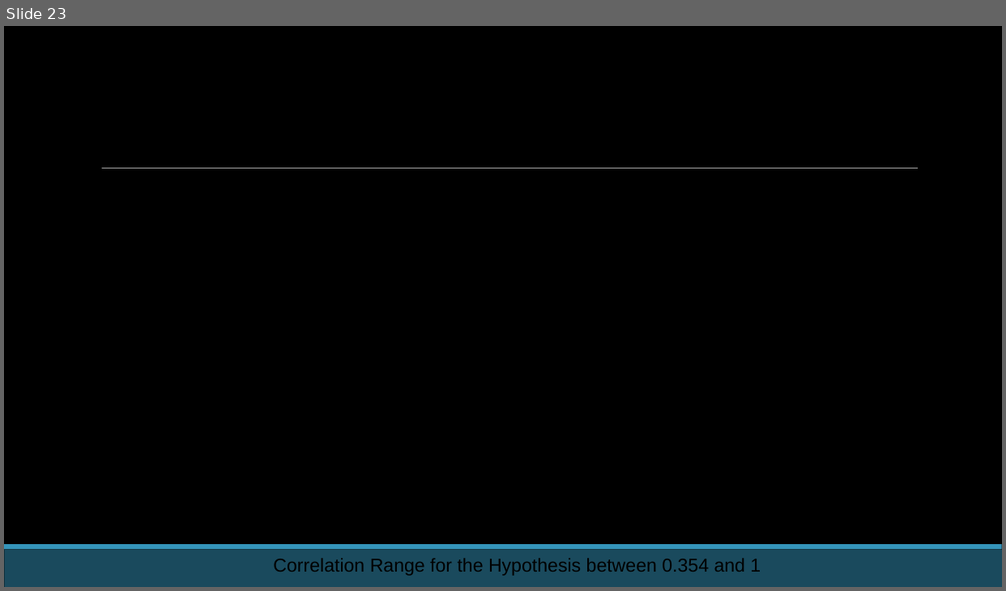
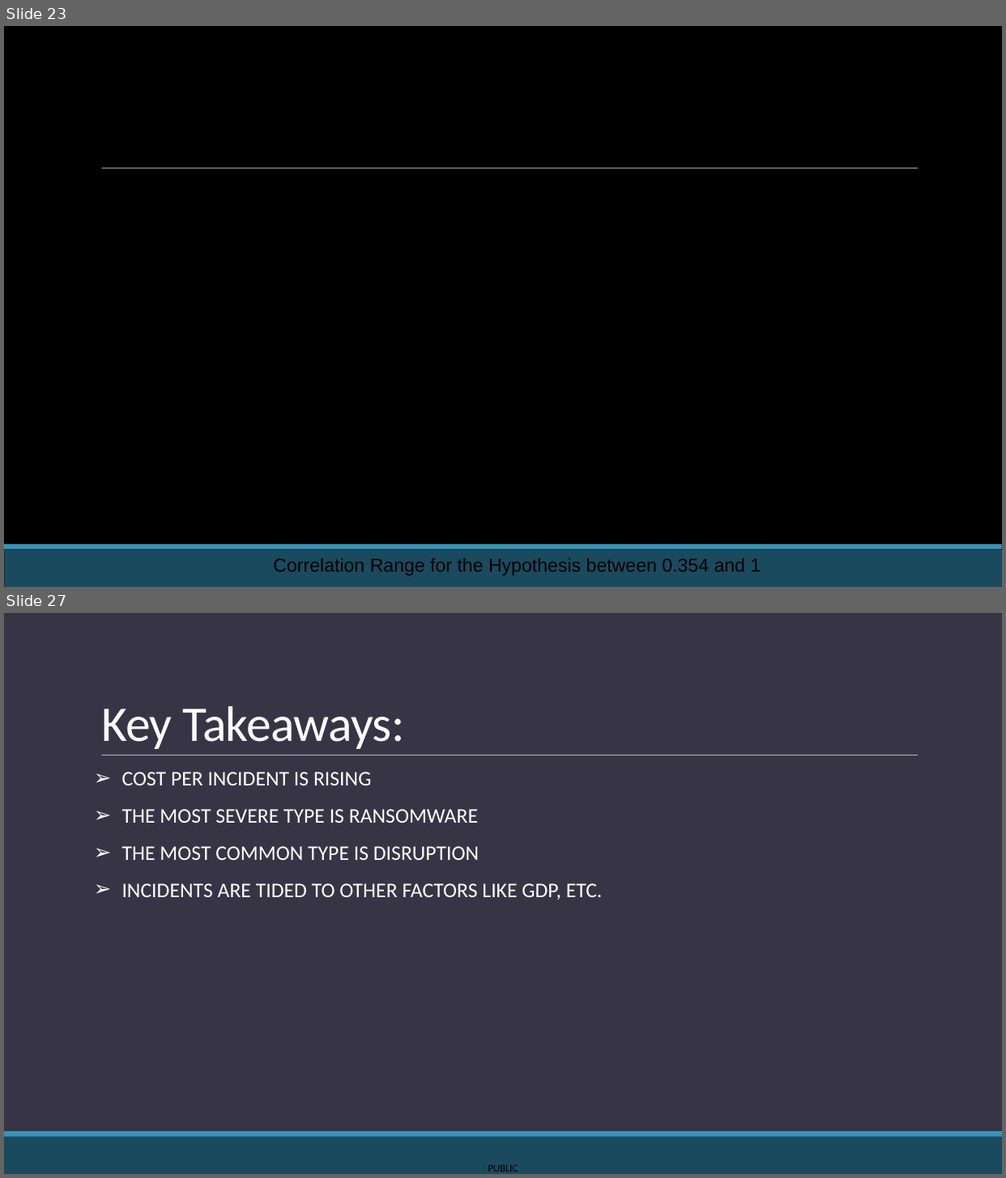
Before and after one commit to KozA777/cyber_project, a slide deck: FINAL_PRESENTATION.pptx. Shown one above the other, each under a label of ours: slide 23 before the commit, slides 23 and 27 after it; the slides between them are not shown. The pictures are 1006x591 and 1006x1178 pixels, drawn with LibreOffice and Linux fonts; fonts in the diff are those of the drawing; background and template pictures are left out. Boxes give left, top, right and bottom in pixels: in the first picture for what was removed or moved away, otherwise in the second. Text is boxed around its words. In the diff, an @@ line names an element or a change of style, - is before the commit and + after.

```diff
--- a/FINAL_PRESENTATION.pptx
+++ b/FINAL_PRESENTATION.pptx
@@ slide 27 added at (x1=4, y1=613, x2=1002, y2=1174), background #373545; not listed: 3 template elements that a slide beside it also shows @@
@@ title added at (x1=101, y1=706, x2=404, y2=749), 48 pt, text #FFFFFF @@
+Key Takeaways:
@@ text added at (x1=122, y1=772, x2=603, y2=900), 20 pt, text #FFFFFF @@
+➢ COST PER INCIDENT IS RISING
+➢ THE MOST SEVERE TYPE IS RANSOMWARE
+➢ THE MOST COMMON TYPE IS DISRUPTION
+➢ INCIDENTS ARE TIDED TO OTHER FACTORS LIKE GDP, ETC.
@@ text added at (x1=488, y1=1165, x2=518, y2=1172), 10 pt, text #000000 @@
+PUBLIC
```
Also in this commit, not shown: 7 slides changed, 2 other slides added, 2 slides removed.
